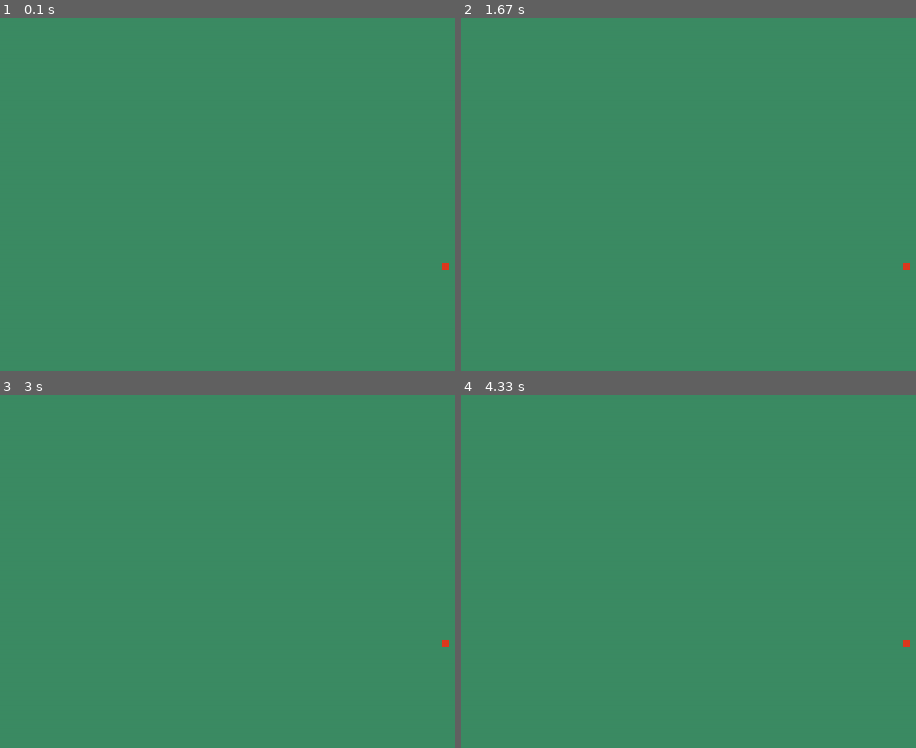
Above: before the commit, frames 1-4 (two rows, left to right).
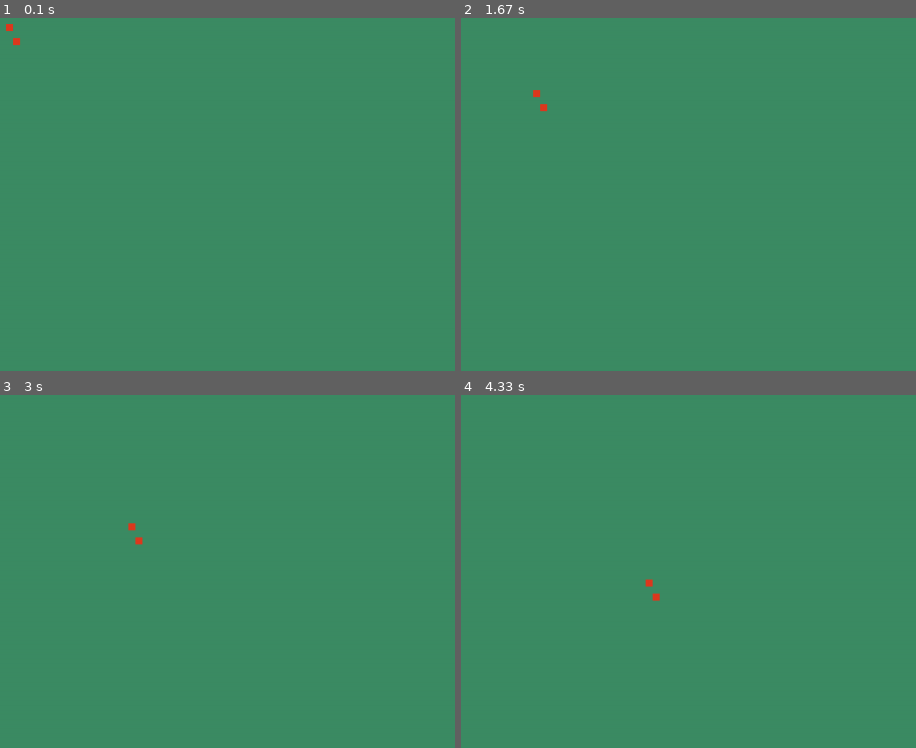
Above: after the commit, the same moments.

Repository: BalderBG/pygame-prueba
Game: pygame game, started from main.py
The game is run twice, just before and just after one commit, with the same random seed, the same clock (stepped at 60 frames per second) and the same inputs.
Inputs:
- Up to frame 1 (0.1 s): no input
- Up to frame 2 (1.67 s): no input
- Up to frame 3 (3 s): no input
- Up to frame 4 (4.33 s): no input

The runs differ from the first frame. In frame 1, less than 0.1% of the frame differs, in the area x 1-99%, y 1-72%; in frame 2, 0.1%; in frame 3, 0.1%, in the area x 28-99%, y 36-72%; in frame 4, 0.1%.

Commit message:
actualizacion

Diff:
--- a/main.py
+++ b/main.py
@@ -8,12 +8,12 @@
 pantalla = pg.display.set_mode( (1280, 720) )
 pg.display.set_caption( "Intro pygame ")
 
-
-
-
 game_over = True
 x = 0
 vx = 1
+y = 0
+vy = 1
+
 
 while game_over:
     for eventos in pg.event.get(): #capturar todos los eventos mientras se ejecuta el bucle
@@ -24,17 +24,20 @@
     pantalla.fill((60, 140, 100) ) #esto es la gama de colores de la pantalla
     #agregamos objeto a la pantalla
     x += vx
+    y += vy
+
     if x == 1280 or x == 0:
         vx = vx* -1
 
-
-
+    if y == 720 or y == 0:
+        vy = vy* -1
 
     #draw.rect(sourceface, color en (rgb) y posiciones(posicion en X y posicion en Y, y el tamaño del objeto, lo mismo, X e Y) )
 
-    pg.draw.rect(pantalla, (222, 58, 31),(630, 350, 10,10))
+    pg.draw.rect(pantalla, (222, 58, 31),(x, y, 10,10))
+    pg.draw.rect(pantalla, (222, 58, 31),(x+10, y+20, 10,10))
 
 
-    pg.display.flip() #
+    pg.display.flip() #funcion para cargar toda la configuracion que va dentro de la pantalla
 
 pg.quit()
